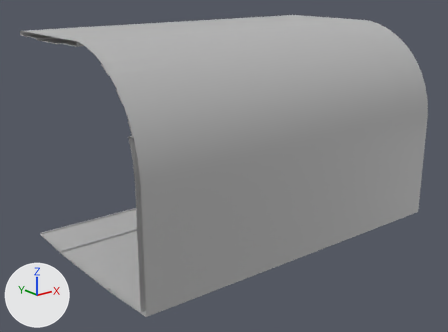
One commit to the FBX model Assets/Meshes/Misc/HallRoom.fbx: the scene before it, then after it.
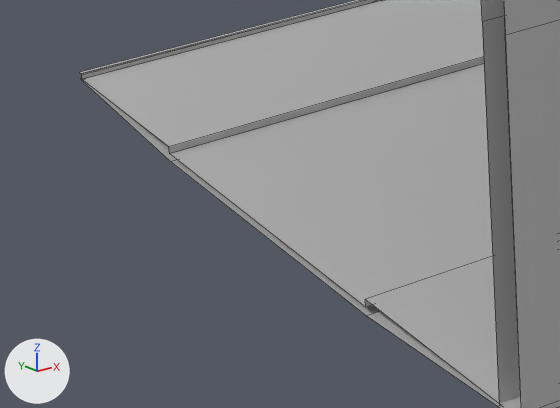
Old and new are each drawn whole from a camera (50 mm lens) standing at (-19.26, -8.23, 2.81) and looking at (-9.92, 3.45, -1.86) and again close up on the part from 5% to 35% of the width and 65% to 94% of the height. Arrows for +X, +Y and +Z are at lower left; the lights stay in place. The close-ups show mesh edges as thin lines. Where no turn or scale is listed for an object, it has been applied to the vertices.
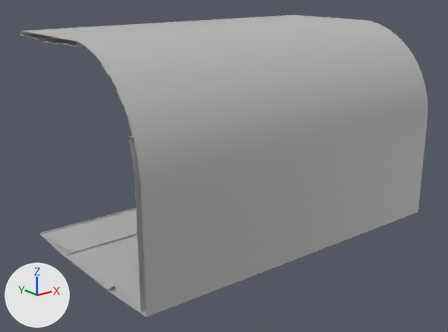
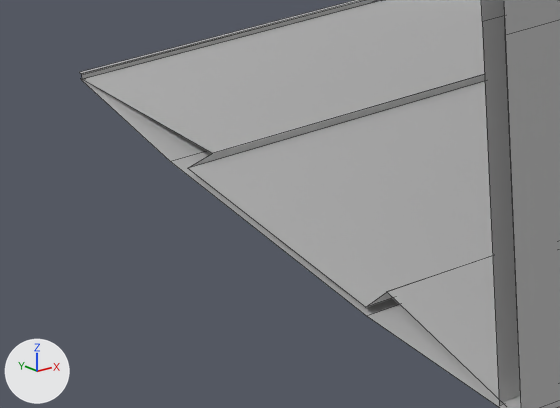
Changed parts and their boxes [x1, y1, x2, y2] in the close-ups (560 x 408 px; the box of a moved part takes in the faces that stretch with it):
part 1 of me_mesh, moved or reshaped
    both: [83, 54, 510, 408]

Diff of the bpy script that builds the scene:
```diff
--- a/Assets/Meshes/Misc/HallRoom.fbx.py
+++ b/Assets/Meshes/Misc/HallRoom.fbx.py
@@ me_mesh @@
 me_mesh.from_pydata(...)  # 620 vertices, 520 faces; spans x -4.38..4.38, y -2.52..2.52, z -2.55..2.55
 # used by ob_pcube6; location = (-9.482, 3.427, -1.027)
 # verts and faces of me_mesh; kept vertices keep their numbers, new ones are numbered from 620
 # before: 171 (-4.38, 2.48, -2.46) at pixel (80, 78), 174 (4.35, 2.48, -2.46), 606 (-4.38, 1.24, -2.46) at pixel (168, 146), 609 (4.35, 1.24, -2.51), 610 (-4.38, 1.24, -2.51) at pixel (169, 153)
 # before: 613 (-4.38, -1.04, -2.46) at pixel (365, 299), 614 (-4.38, -1.05, -2.46) at pixel (365, 299), 615 (4.35, 1.25, -2.46), 616 (4.35, 1.24, -2.46), 617 (-4.38, 1.24, -2.46) at pixel (168, 146)
 # before: 618 (-4.38, 1.25, -2.46) at pixel (168, 146), 619 (-4.38, 1.24, -2.46) at pixel (168, 146)
+# me_mesh part 1
+delete_vertices([606, 617, 618, 619])  # with the faces that use them
+for i in [609, 610, 616]: verts[i] += (0.0, -0.23, 0.0)
+verts[613] = (-4.26, -1.04, -2.46)  # moved, pixel (386, 292)
+verts[614] = (-4.26, -1.05, -2.46)  # moved, pixel (386, 291)
+verts[615] = (4.35, 1.01, -2.46)  # moved
+verts[728] = (-4.23, 1.01, -2.46)  # pixel (212, 153)
+verts[729] = (-4.23, 1.01, -2.46)  # pixel (212, 153)
+faces += [(171, 729, 615, 174), (609, 616, 728, 610), (615, 729, 728, 616)]
 me_mesh.materials.append(mat_lambert1)
```
